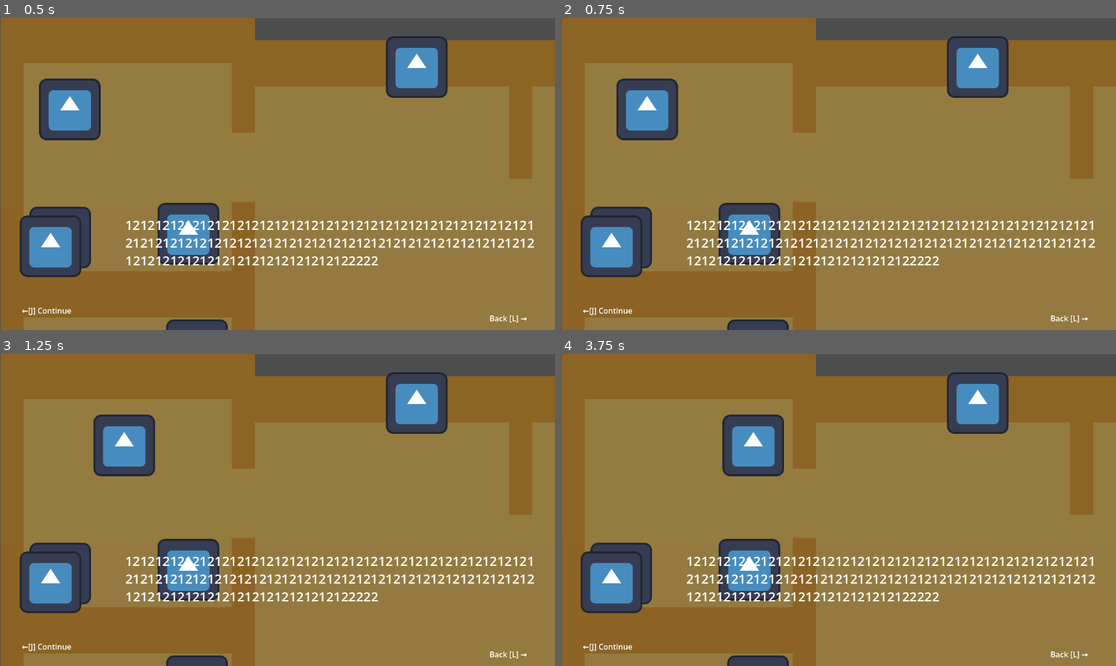
Above: before the commit, frames 1-4 (two rows, left to right).
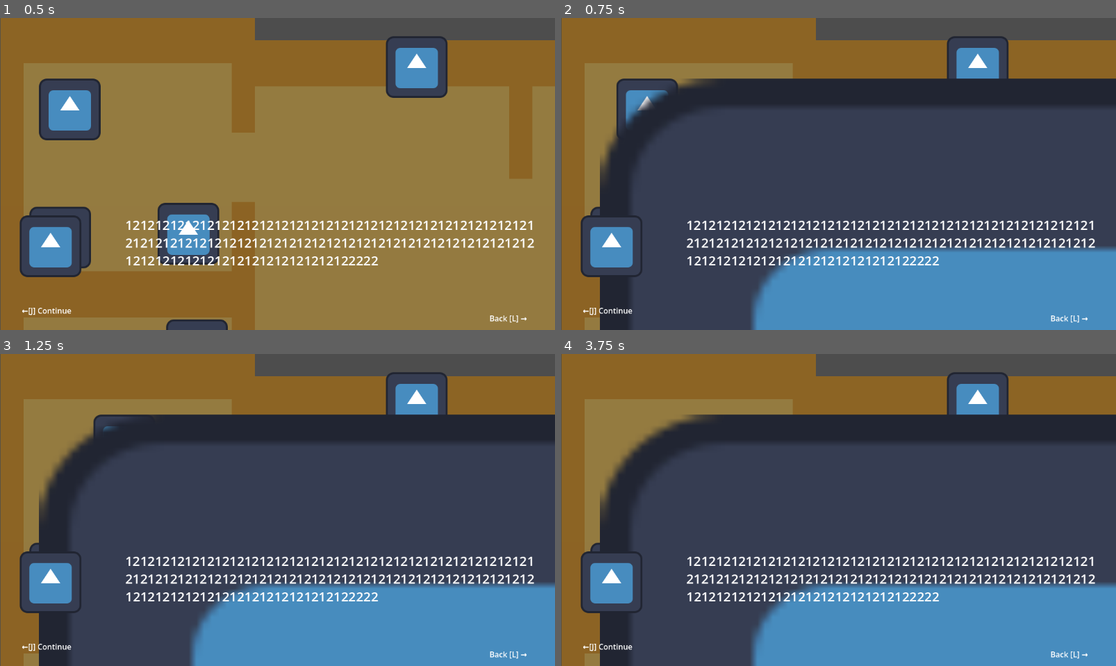
Above: after the commit, the same moments.

Repository: Isabelle1909/JuggleManMania
Game: Godot game, scene res://scenes/house.tscn
Same seed, same stepped clock (60 frames per second), same inputs: the game is played once before the commit and once after it. The engine's default icon, where the game draws it, is replaced by a stand-in: a white triangle on a blue panel in a dark square.
Inputs:
- Up to frame 1 (0.5 s): no input
- Up to frame 2 (0.75 s): tap Enter at 0.5 s; hold Right (ui_right) from 0.53 s (still down); tap T (test input 1) at 0.6 s
- Up to frame 3 (1.25 s): keep holding Right (ui_right)
- Up to frame 4 (3.75 s): release Right (ui_right) at 1.28 s; hold Down (ui_down) 1.28-2.03 s; tap Y (test input 2) at 1.35, 2.85 s; hold Right (ui_right) 2.03-2.78 s; tap T (test input 1) at 2.1, 3.6 s; hold Up (ui_up) 2.78-3.53 s; hold Left (ui_left) from 3.53 s (still down)

Frame 1 is identical in both runs. In frame 2, 69% of the frame differs, in the area x 7-100%, y 19-100%; in frame 3, 69%; in frame 4, 69%.
Error before the commit: Parse Error: Preload file "res://juggling_scene.tscn" does not exist. (res://scripts/global/system_manager.gd:8)

Commit message:
Update system_manager.gd

Diff:
--- a/juggle-man-mania-project/scripts/global/system_manager.gd
+++ b/juggle-man-mania-project/scripts/global/system_manager.gd
@@ -5,7 +5,7 @@
 var mood = "neutral"
 var current_jp = 0
 var total_jp = 0
-var juggleMan = preload("res://juggling_scene.tscn")
+var juggleMan = preload("res://scenes/juggling_scene.tscn")
 
 
 func calculate_mood():
